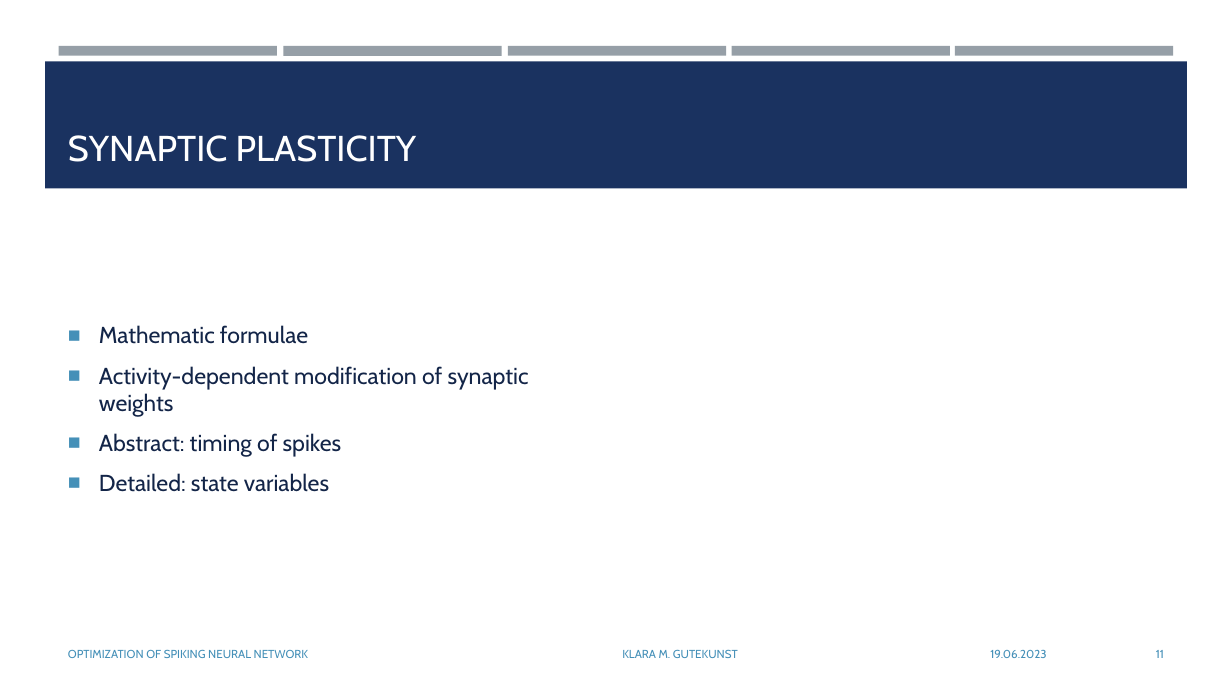
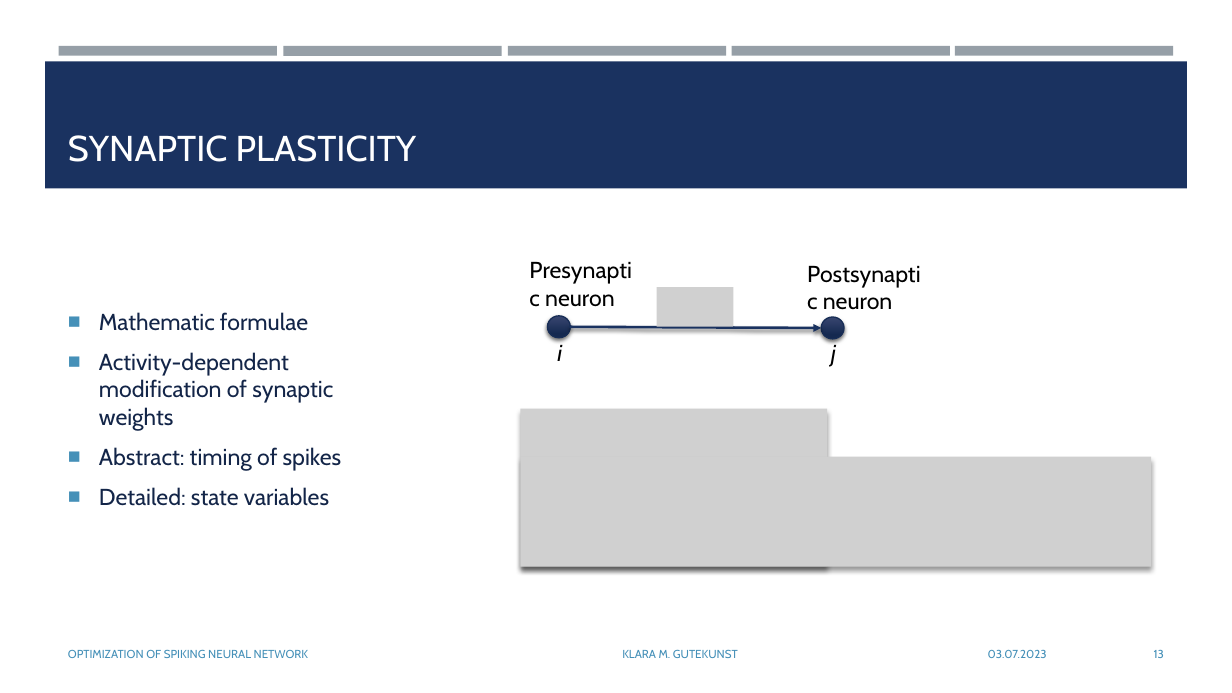
Before and after one commit to KlaraGtknst/bachelor-seminar-kde, a slide deck: slide 13 of Gutekunst_Seminar_KDE.pptx (slide 11 before the commit). Drawn at 1232x693 pixels with LibreOffice and Linux fonts; fonts in the diff are those of the drawing; grey boxes stand for pictures. Boxes give left, top, right and bottom in pixels: in the first picture for what was removed or moved away, otherwise in the second. Text is boxed around its words. In the diff, an @@ line names an element or a change of style, - is before the commit and + after.

```diff
--- a/Gutekunst_Seminar_KDE.pptx
+++ b/Gutekunst_Seminar_KDE.pptx
@@ text "Mathematic formulae" rewrapped from (x1=99, y1=325, x2=529, y2=492) to (x1=99, y1=312, x2=342, y2=506) @@
@@ text added at (x1=545, y1=294, x2=615, y2=307), 18 pt, text #000000 @@
+Presynaptic neuron
@@ picture added at (x1=657, y1=287, x2=734, y2=327) @@
@@ text added at (x1=823, y1=297, x2=893, y2=310), 18 pt, text #000000 @@
+Postsynaptic neuron
@@ ellipse added at (x1=547, y1=316, x2=570, y2=338), fill gradient #394771 to #162A51, outline #172D56 1 pt @@
@@ arrow added from (570, 327) to (822, 328), #1A3260 2 pt @@
@@ ellipse added at (x1=822, y1=317, x2=845, y2=339), fill gradient #394771 to #162A51, outline #172D56 1 pt @@
@@ text added at (x1=557, y1=341, x2=562, y2=361), 18 pt, text #000000, italic @@
+i
@@ text added at (x1=831, y1=341, x2=836, y2=366), 18 pt, text #000000, italic @@
+j
@@ picture added at (x1=520, y1=409, x2=827, y2=567) @@
@@ picture added at (x1=520, y1=457, x2=1152, y2=567) @@
@@ text at (x1=988, y1=650, x2=1047, y2=658): text changed @@
-19.06.2023
+03.07.2023
@@ page number at (x1=1154, y1=650, x2=1164, y2=658): text changed @@
-11
+13
```
Also in this commit, not shown: 16 other slides changed, 2 slides added.
